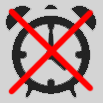
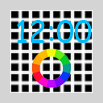
Comparing the layer stacks of the two (103, 103) images. Changes:
added layer "12:00 copy" above "12:00" over (x1=17, y1=20, x2=92, y2=43)
added layer "Layer 5" above "Layer 5 copy" over (x1=32, y1=48, x2=71, y2=88)
hid "Layer 4" over (x1=5, y1=4, x2=97, y2=99)
showed "Layer 0" over (x1=10, y1=10, x2=93, y2=93)
